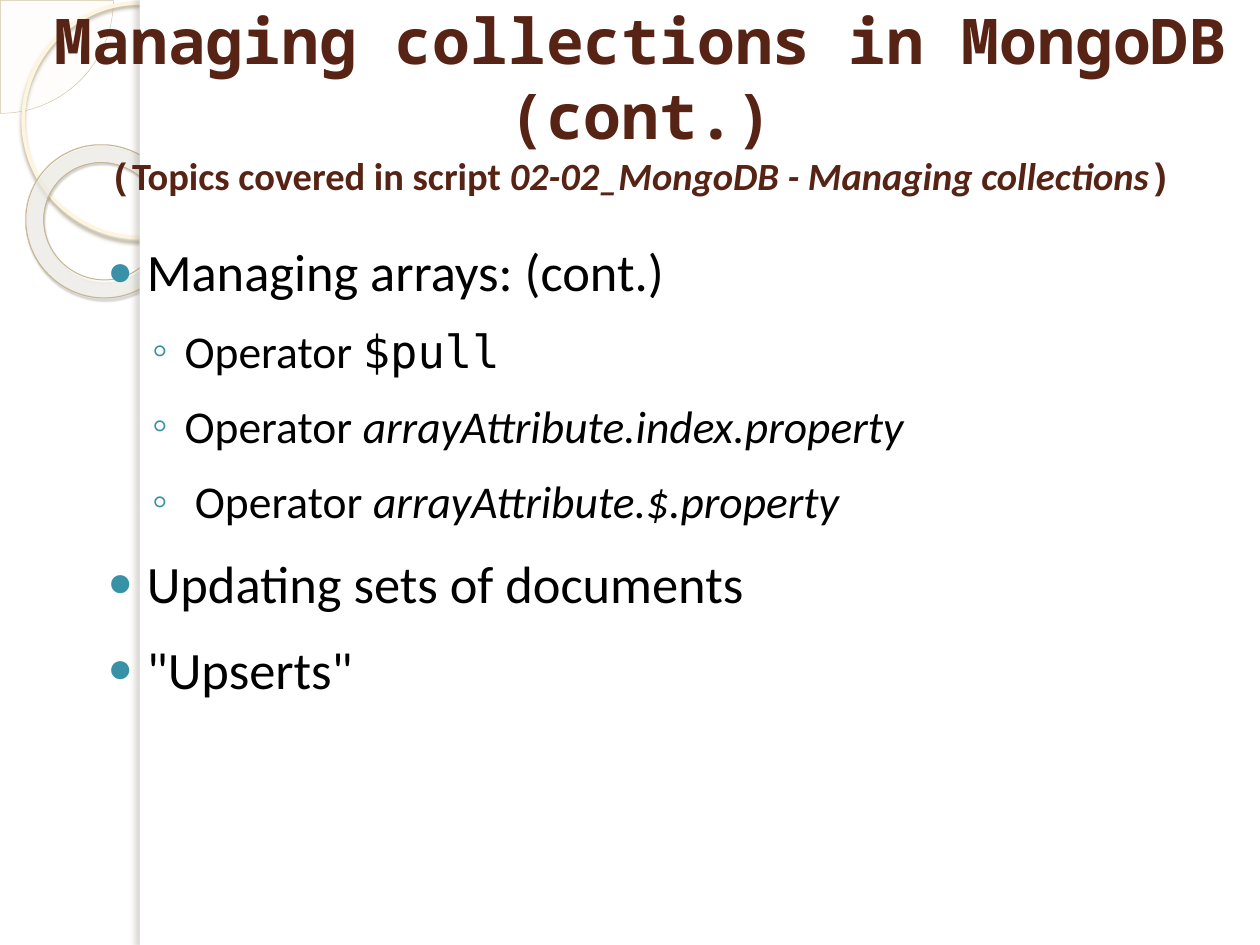
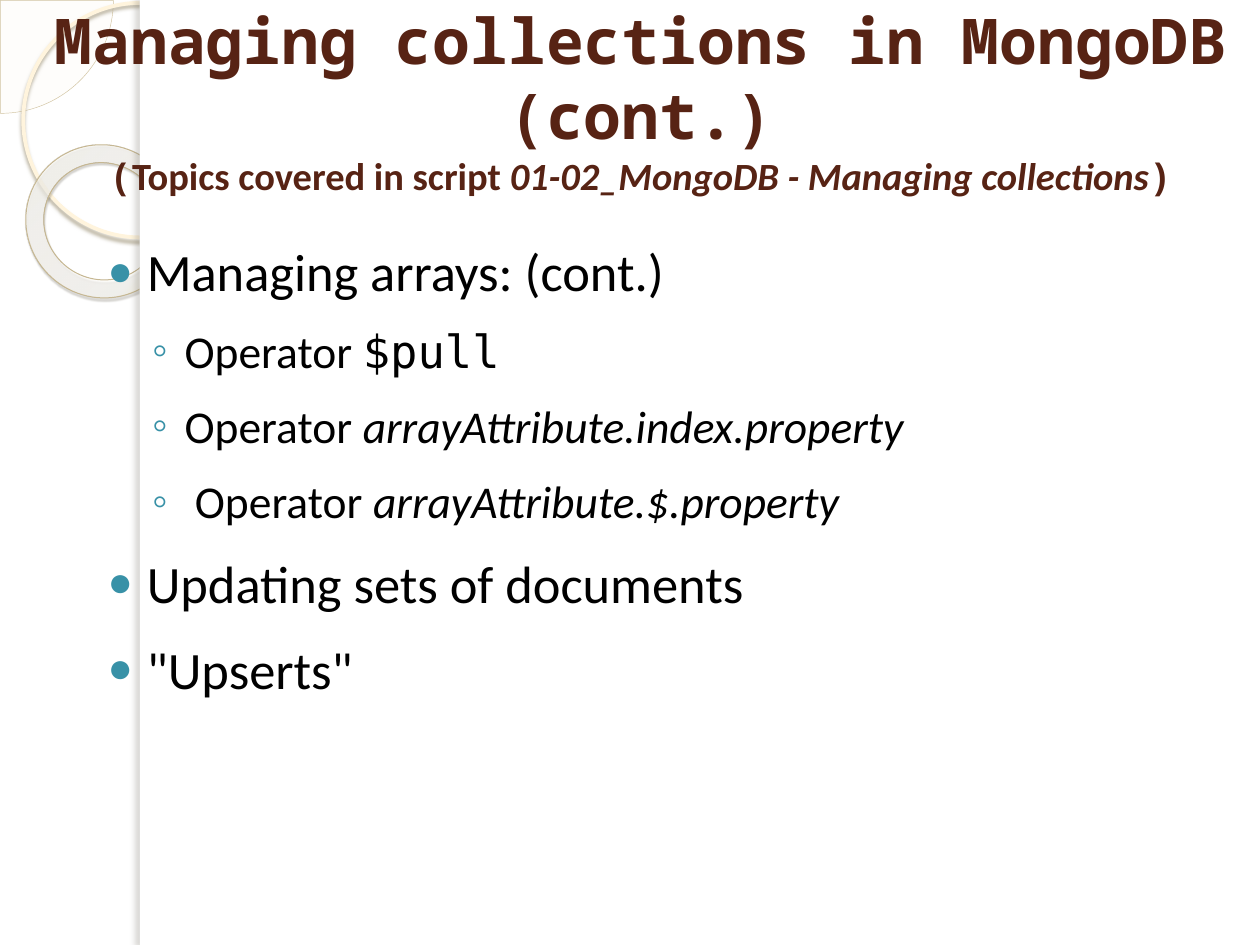
Before and after one commit to marinfotache/Polyglot-Persistence-and-Big-Data, a slide deck: slide 16 of 01 Document Databases. MongoDB/01 Document_DB__MongoDB.pptx. Drawn at 1260x945 pixels with LibreOffice and Linux fonts; fonts in the diff are those of the drawing; background and template pictures are left out. Boxes give left, top, right and bottom in pixels: in the first picture for what was removed or moved away, otherwise in the second. Text is boxed around its words. In the diff, an @@ line names an element or a change of style, - is before the commit and + after.

```diff
--- a/01 Document Databases. MongoDB/01 Document_DB__MongoDB.pptx
+++ b/01 Document Databases. MongoDB/01 Document_DB__MongoDB.pptx
@@ title at (55,5,1227,197): text changed @@
-Managing collections in MongoDB (cont.)
-(Topics covered in script 02-02_MongoDB - Managing collections)
+Managing collections in MongoDB (cont.)
+(Topics covered in script 01-02_MongoDB - Managing collections)
```
Also in this commit, not shown: 6 other slides changed, 1 slide added, 2 other files.
